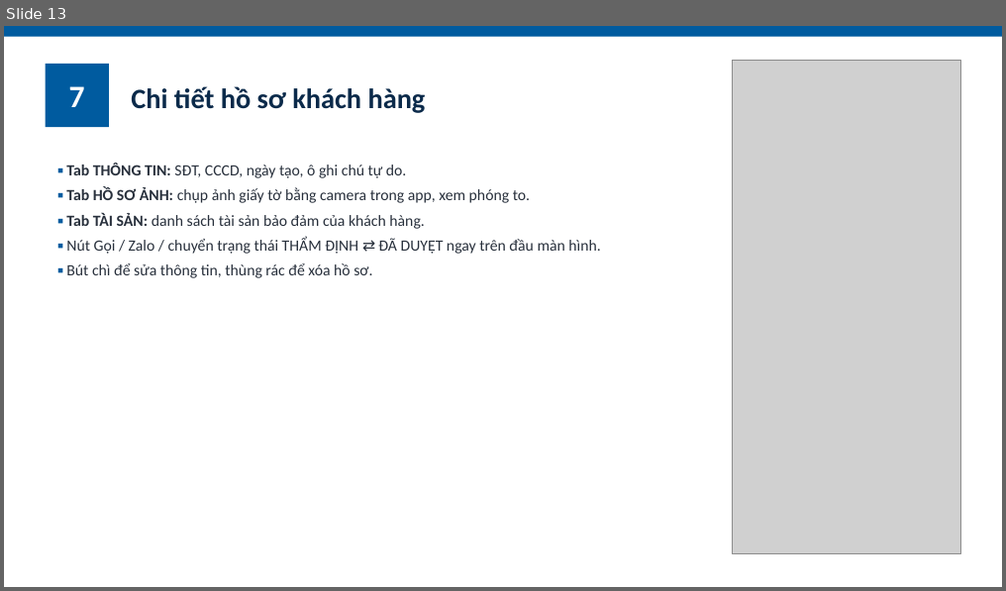
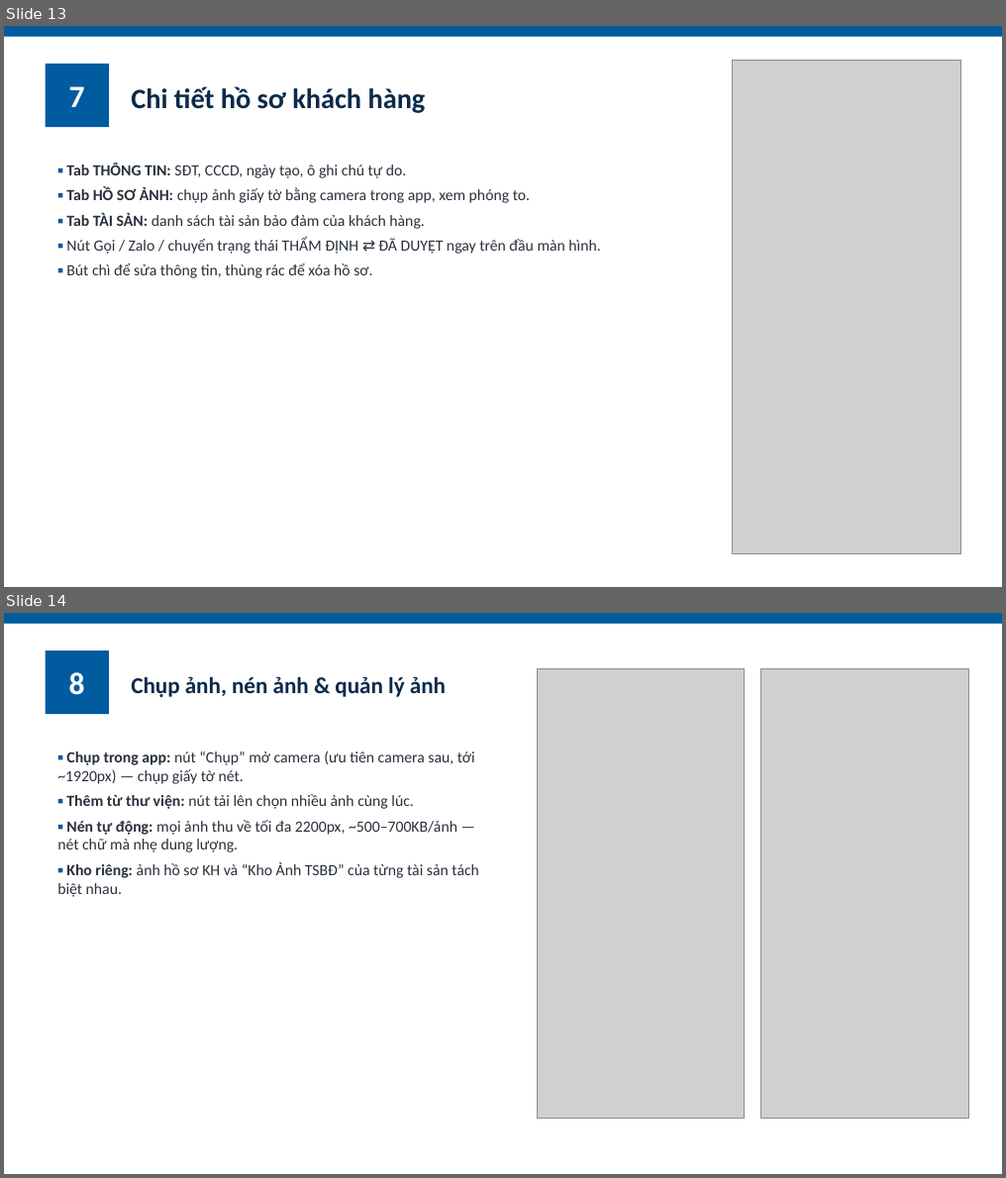
Before and after one commit to hungnq131193-ux/ClientPro, a slide deck: docs/ClientPro_HuongDanSuDung.pptx. Shown one above the other, each under a label of ours: slide 13 before the commit, slides 13 and 14 after it. The pictures are 1006x591 and 1006x1178 pixels, drawn with LibreOffice and Linux fonts; fonts in the diff are those of the drawing; grey boxes stand for pictures. Boxes give left, top, right and bottom in pixels: in the first picture for what was removed or moved away, otherwise in the second. Text is boxed around its words. In the diff, an @@ line names an element or a change of style, - is before the commit and + after.

```diff
--- a/docs/ClientPro_HuongDanSuDung.pptx
+++ b/docs/ClientPro_HuongDanSuDung.pptx
@@ slide 14 added at <box>4,613,1002,1174</box>, background #FFFFFF @@
@@ rectangle added at <box>4,613,1002,624</box>, fill #005B9F @@
@@ rectangle added at <box>46,651,109,714</box>, fill #005B9F, 30 pt, text #FFFFFF, bold @@
+8
@@ picture added at <box>537,669,745,1118</box> @@
@@ picture added at <box>761,669,968,1118</box> @@
@@ text added at <box>131,676,446,697</box>, 22 pt, text #0B2A4A, bold @@
+Chụp ảnh, nén ảnh & quản lý ảnh
@@ text added at <box>57,751,479,897</box>, 15 pt, text #28303C @@
+▪ Chụp trong app: nút “Chụp” mở camera (ưu tiên camera sau, tới ~1920px) — chụp giấy tờ nét.
+▪ Thêm từ thư viện: nút tải lên chọn nhiều ảnh cùng lúc.
+▪ Nén tự động: mọi ảnh thu về tối đa 2200px, ~500–700KB/ảnh — nét chữ mà nhẹ dung lượng.
+▪ Kho riêng: ảnh hồ sơ KH và “Kho Ảnh TSBĐ” của từng tài sản tách biệt nhau.
```
Also in this commit, not shown: 16 other slides changed, 5 other slides added, 1 slide removed, 1 other file.
